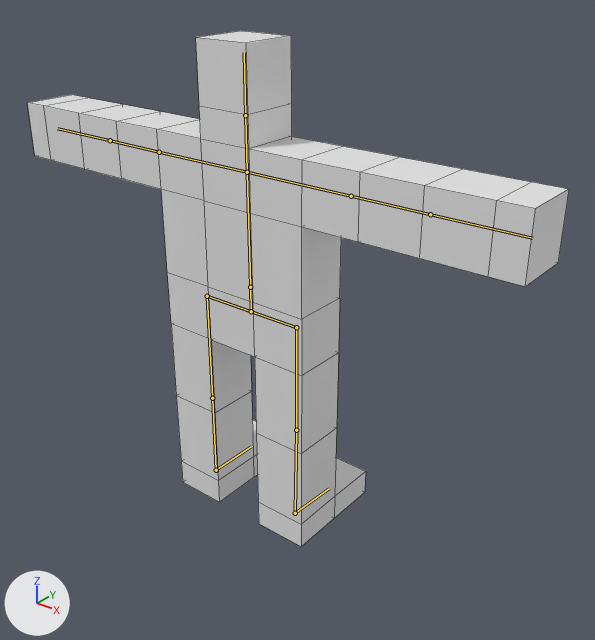
The Blender file GameEmptyReplaceMe/Game/DataSource/Blend/AnimGuy.blend, before and after one commit.
Both versions are drawn from a 50 mm camera at (1.73, -1.9, 1.21) aimed at (0.14, 0.08, -0.02). The lights are fixed; the arrows at lower left show +X, +Y and +Z. The bones that bend it are drawn over the model as lines. Mesh edges are drawn as thin lines.
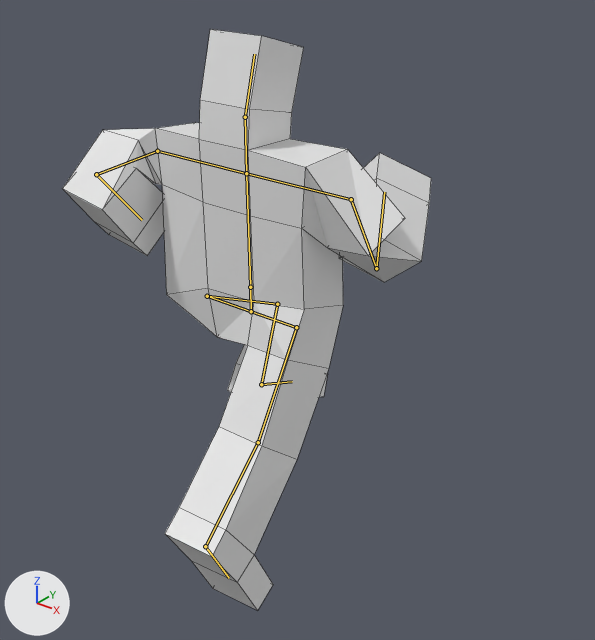
The newer file adds an action. The first version stands in its rest pose; the second is drawn at frame 11 of the action 'Run'.

The change in detail:
Bone 'Bone.001' (bone_bone_001) moves from (0.0, 0.0, 0.0) to (0.002, 0.0, 0.003).
Bone 'Bone.001' (bone_bone_001) turns from (0, 0, 0) to (2, 0, -1) degrees about its own x, y and z.
Bone 'Bone.004' (bone_bone_004) moves from (0.0, 0.0, 0.0) to (0.426, 0.207, -1.881).
Bone 'Bone.004' (bone_bone_004) turns from (0, 0, 0) to (40, 97, 127) degrees about its own x, y and z.
Bone 'Bone.005' (bone_bone_005) moves from (0.0, 0.0, 0.0) to (0.907, 0.583, 0.09).
Bone 'Bone.005' (bone_bone_005) turns from (0, 0, 0) to (14, 7, -126) degrees about its own x, y and z.
Bone 'Bone.007' (bone_bone_007) moves from (0.0, 0.0, 0.0) to (0.198, 0.138, -1.393).
Bone 'Bone.007' (bone_bone_007) turns from (0, 0, 0) to (-88, 23, -13) degrees about its own x, y and z.
Bone 'Bone.008' (bone_bone_008) moves from (0.0, 0.0, 0.0) to (0.021, 0.167, -0.23).
Bone 'Bone.008' (bone_bone_008) turns from (0, 0, 0) to (-36, -22, 125) degrees about its own x, y and z.
Bone 'Bone.010' (bone_bone_010) moves from (0.0, 0.0, 0.0) to (0.002, -0.028, -0.19).
Bone 'Bone.010' (bone_bone_010) turns from (0, 0, 0) to (-16, 0, 0) degrees about its own x, y and z.
Bone 'Bone.012' (bone_bone_012) moves from (0.0, 0.0, 0.0) to (0.001, 0.014, -0.03).
Bone 'Bone.012' (bone_bone_012) turns from (0, 0, 0) to (66, -3, -8) degrees about its own x, y and z.
Bone 'Bone.013' (bone_bone_013) moves from (0.0, 0.0, 0.0) to (0.0, -0.731, -0.452).
Bone 'Bone.013' (bone_bone_013) turns from (0, 0, 0) to (-90, 4, 0) degrees about its own x, y and z.
Bone 'Bone.014' (bone_bone_014) moves from (0.0, 0.0, 0.0) to (0.0, -0.246, 0.364).
Bone 'Bone.014' (bone_bone_014) turns from (0, 0, 0) to (3, 0, 0) degrees about its own x, y and z.
Bone 'Bone.016' (bone_bone_016) moves from (0.0, 0.0, 0.0) to (-0.001, -0.005, -0.031).
Bone 'Bone.016' (bone_bone_016) turns from (0, 0, 0) to (-31, 9, -5) degrees about its own x, y and z.
Bone 'Bone.017' (bone_bone_017) moves from (0.0, 0.0, 0.0) to (-0.088, -0.837, 0.018).
Bone 'Bone.017' (bone_bone_017) turns from (0, 0, 0) to (-17, -9, -3) degrees about its own x, y and z.
Bone 'Bone.018' (bone_bone_018) moves from (0.0, 0.0, 0.0) to (0.03, -0.597, 0.204).
Bone 'Bone.018' (bone_bone_018) turns from (0, 0, 0) to (-17, -3, 1) degrees about its own x, y and z.

Location of each change, (x1, y1, x2, y2) in pixels of the pictures (595 x 640 px):
'Cube', posed (32% narrower, 13% taller): before (28, 31, 569, 546); after (62, 29, 431, 610)
bone 'Bone.001', root to tip: before (250, 287) to (247, 172); after (250, 287) to (246, 173)
bone 'Bone.004', root to tip: before (159, 152) to (110, 140); after (157, 151) to (96, 174)
bone 'Bone.005', root to tip: before (110, 140) to (57, 128); after (96, 174) to (142, 220)
bone 'Bone.007', root to tip: before (351, 196) to (430, 214); after (351, 199) to (376, 268)
bone 'Bone.008', root to tip: before (430, 214) to (532, 238); after (376, 268) to (384, 192)
bone 'Bone.010', root to tip: before (245, 115) to (244, 52); after (245, 117) to (254, 54)
bone 'Bone.012', root to tip: before (207, 296) to (212, 398); after (207, 296) to (277, 304)
bone 'Bone.013', root to tip: before (212, 398) to (216, 470); after (277, 304) to (261, 384)
bone 'Bone.014', root to tip: before (216, 470) to (251, 446); after (261, 384) to (292, 381)
bone 'Bone.016', root to tip: before (296, 327) to (296, 430); after (296, 327) to (258, 442)
bone 'Bone.017', root to tip: before (296, 430) to (295, 513); after (258, 442) to (205, 546)
bone 'Bone.018', root to tip: before (295, 513) to (329, 488); after (205, 546) to (229, 578)
